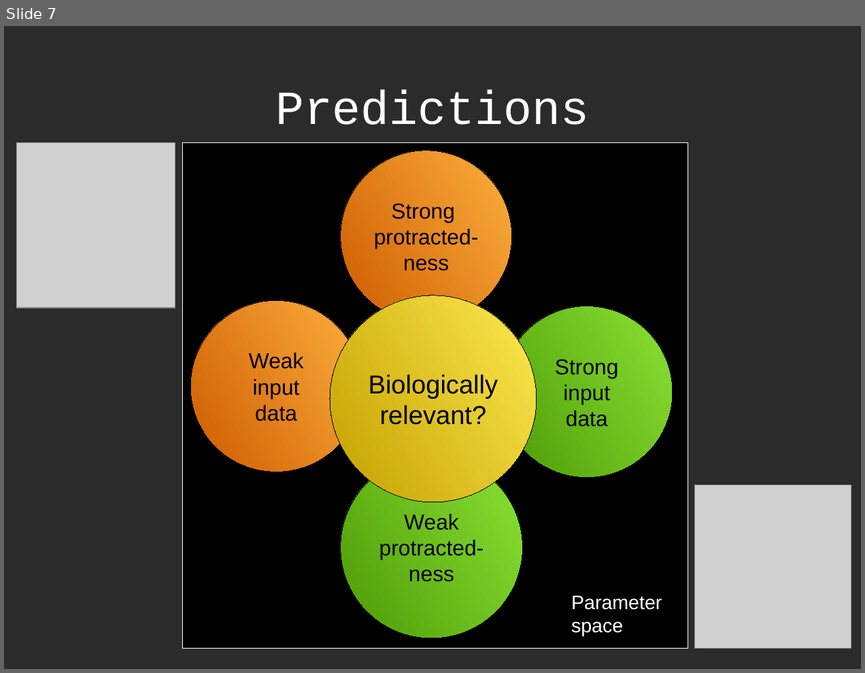
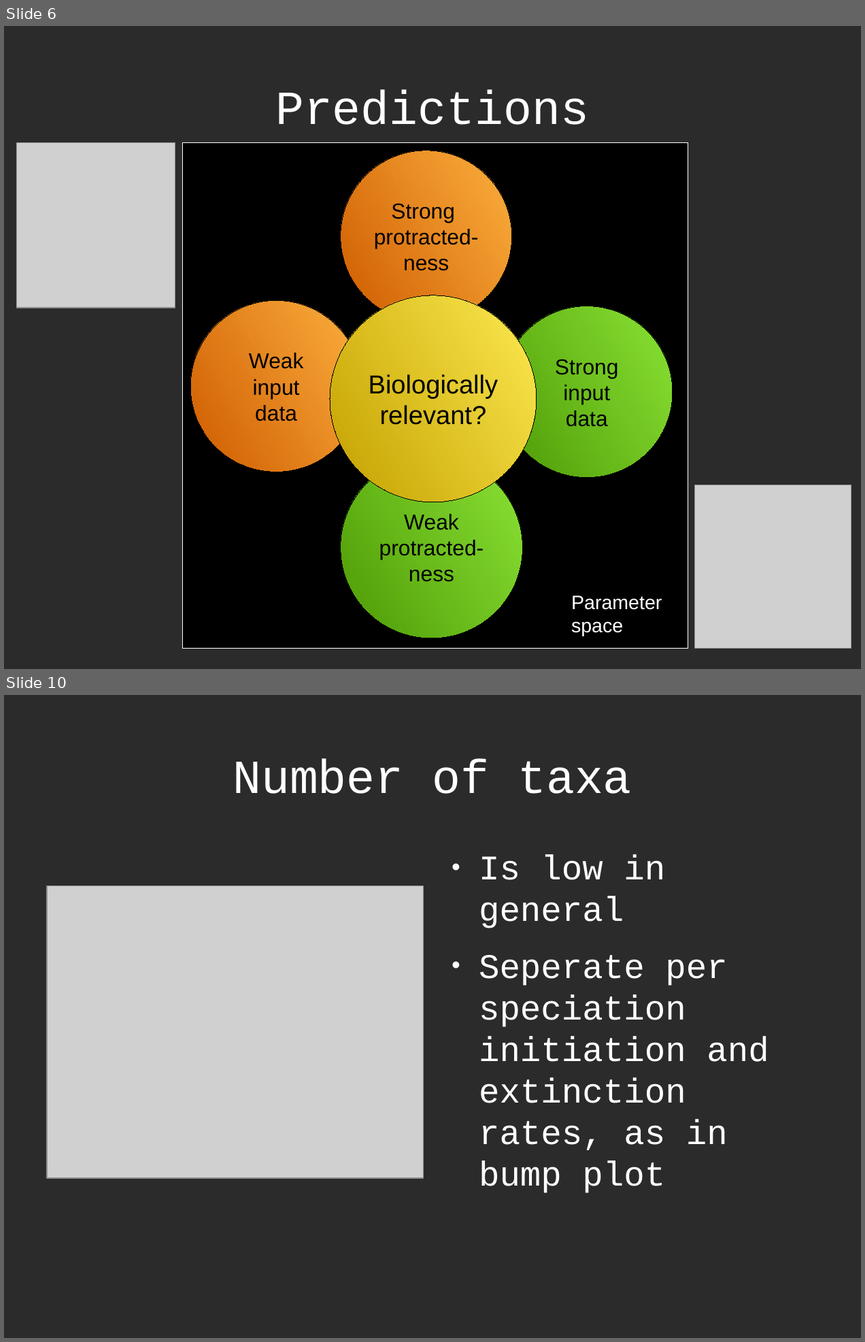
Before and after one commit to richelbilderbeek/Science, a slide deck: Bilderbeek20161214TeceMeeting/20161214TeceMeeting.odp. Shown one above the other, each under a label of ours: slide 7 before the commit, slides 6 and 10 after it; the slides between them are not shown. The pictures are 865x673 and 865x1342 pixels, drawn with LibreOffice and Linux fonts; fonts in the diff are those of the drawing; grey boxes stand for pictures; background and template pictures are left out; a plain dark background stands for a picture behind light text. Boxes give left, top, right and bottom in pixels: in the first picture for what was removed or moved away, otherwise in the second. Text is boxed around its words. In the diff, an @@ line names an element or a change of style, - is before the commit and + after.

```diff
--- a/Bilderbeek20161214TeceMeeting/20161214TeceMeeting.odp
+++ b/Bilderbeek20161214TeceMeeting/20161214TeceMeeting.odp
@@ slide 10 added at [4, 695, 861, 1338], background picture (left out) @@
@@ title added at [232, 758, 632, 794], 44 pt, text #FFFFFF @@
+Number of taxa
@@ text added at [479, 855, 768, 1193], 32 pt, text #FFFFFF @@
+● Is low in general
+● Seperate per speciation initiation and extinction rates, as in bump plot
@@ picture added at [47, 885, 423, 1178] @@
@@ what was slide 7 is now slide 6 @@
```
Also in this commit, not shown: 1 slide changed, 6 other slides added, 4 slides removed, 7 other files.
